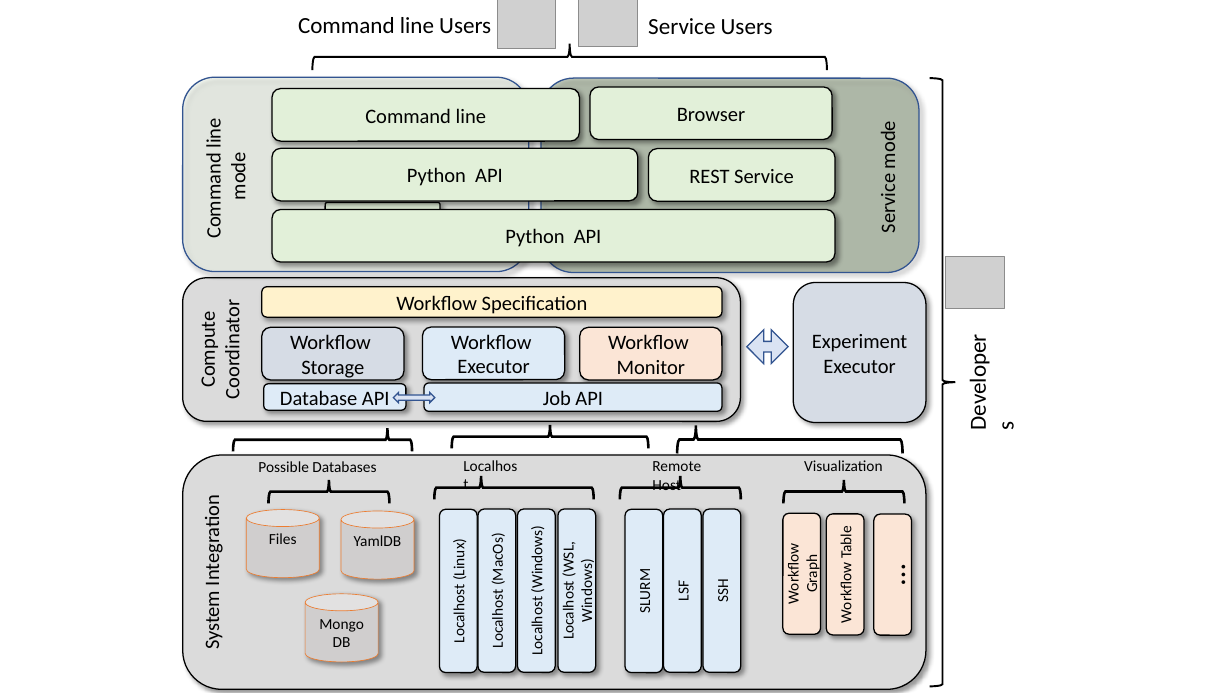
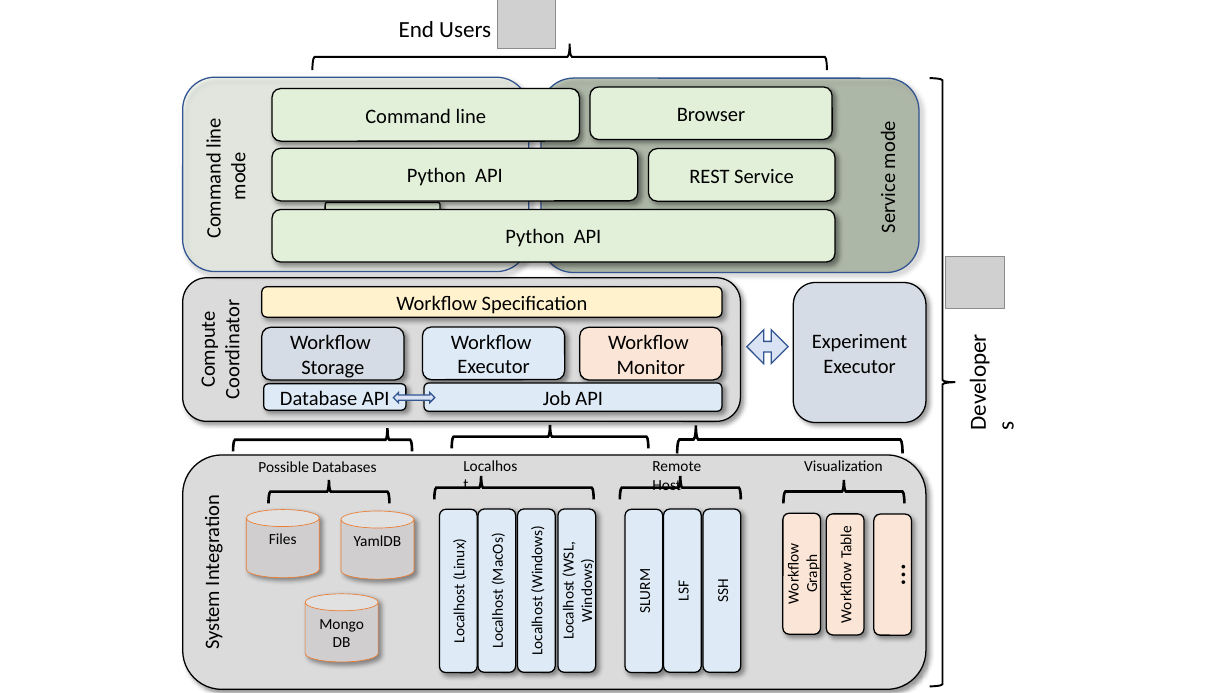
Before and after one commit to cyberaide/paper-cloudmesh-cc-ieee-5-pages, a slide deck: slide 1 of pptx/cloudmesh-cc-arch.pptx. Drawn at 1232x693 pixels with LibreOffice and Linux fonts; fonts in the diff are those of the drawing; grey boxes stand for pictures. Boxes give left, top, right and bottom in pixels: in the first picture for what was removed or moved away, otherwise in the second. Text is boxed around its words. In the diff, an @@ line names an element or a change of style, - is before the commit and + after.

```diff
--- a/pptx/cloudmesh-cc-arch.pptx
+++ b/pptx/cloudmesh-cc-arch.pptx
@@ text at (399,21,491,37): text changed @@
-Command line Users
+End Users
@@ picture removed at (579,0,638,46) @@
@@ text removed at (648,18,773,34) @@
-Service Users
```
Also in this commit, not shown: 1 other file.
